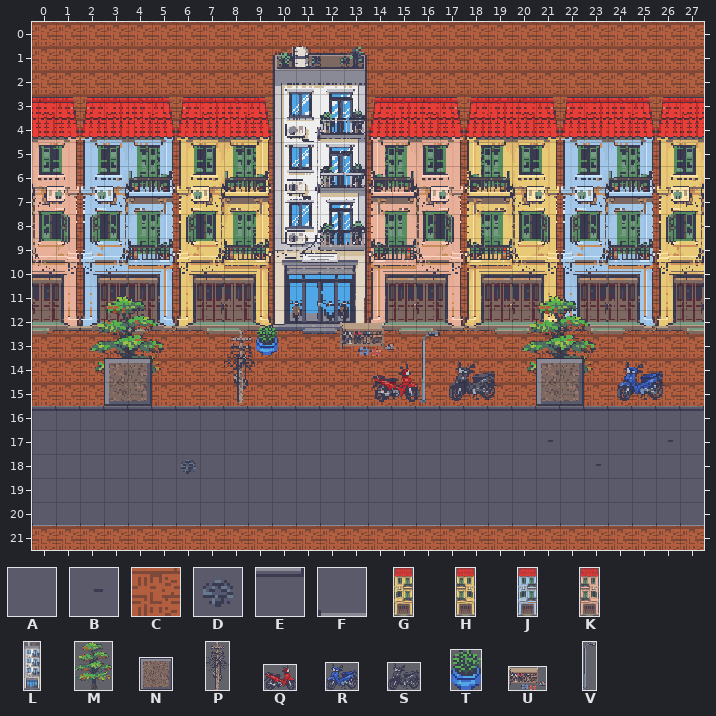
Level history. Tiled map (JSON): assets/game/maps/homestay-street.tmj. That is the earlier state.
Cells are 16x16 px. Shown: x 0..27, y 0..21.
Key: from "chung-tiles": A 0, B 1, C 6, D 7, E 9, F 10; from "props": G 0 "nha-kieu-phap", H 1 "nha-kieu-phap-b", J 2 "nha-kieu-phap-xanh", K 3 "nha-kieu-phap-hong", L 4 "nha-ong", M 5 "cay-bang", N 6 "bon-cay", P 7 "cot-dien", Q 8 "xe-may-do-do", R 9 "xe-may-do-xanh", S 10 "xe-may-do-den", T 11 "chau-cay", U 12 "ke-giay", V 13 "den-duong".
_ is an empty cell.
Objects are placed by their top-left corner, in cells (3,4 is the top-left corner of cell 3,4); size is 1x1 cell unless given.
Layers that did not change in this view are not listed.
Layer "ground" before, first column x 0:
 0 CCCCCCCCCCCCCCCCCCCCCCCCCCCC
 1 CCCCCCCCCCCCCCCCCCCCCCCCCCCC
 2 CCCCCCCCCCCCCCCCCCCCCCCCCCCC
 3 CCCCCCCCCCCCCCCCCCCCCCCCCCCC
 4 CCCCCCCCCCCCCCCCCCCCCCCCCCCC
 5 CCCCCCCCCCCCCCCCCCCCCCCCCCCC
 6 CCCCCCCCCCCCCCCCCCCCCCCCCCCC
 7 CCCCCCCCCCCCCCCCCCCCCCCCCCCC
 8 CCCCCCCCCCCCCCCCCCCCCCCCCCCC
 9 CCCCCCCCCCCCCCCCCCCCCCCCCCCC
10 CCCCCCCCCCCCCCCCCCCCCCCCCCCC
11 CCCCCCCCCCCCCCCCCCCCCCCCCCCC
12 CCCCCCCCCCCCCCCCCCCCCCCCCCCC
13 CCCCCCCCCCCCCCCCCCCCCCCCCCCC
14 CCCCCCCCCCCCCCCCCCCCCCCCCCCC
15 CCCCCCCCCCCCCCCCCCCCCCCCCCCC
16 EEEEEEEEEEEEEEEEEEEEEEEEEEEE
17 AAAAAAAAAAAAAAAAAAAAABAAAABA
18 AAAAAADAAAAAAAAAAAAAAAABAAAA
19 AAAAAAAAAAAAAAAAAAAAAAAAAAAA
20 FFFFFFFFFFFFFFFFFFFFFFFFFFFF
21 CCCCCCCCCCCCCCCCCCCCCCCCCCCC
Objects on layer "objects" before:
K "House" at -2,3.1 size 4x9.9
J "House" at 2,3.1 size 4x9.9
G "House" at 6,3.1 size 4x9.9
L "Homestay" at 10,1 size 4x12
K "House" at 14,3.1 size 4x9.9
H "House" at 18,3.1 size 4x9.9
J "House" at 22,3.1 size 4x9.9
G "House" at 26,3.1 size 4x9.9
T "Potted plant" at 9.3,12.6 size 0.9x1.2
U "Shoe rack" at 12.9,12.5 size 2.3x1.4
M "Indian almond tree" at 2.4,11.4 size 3.1x4
M "Indian almond tree" at 20.4,11.4 size 3.1x4
Q "xe-may-do-do" at 14.2,14.2 size 2x1.6
S "xe-may-do-den" at 17.4,14.1 size 2x1.7
R "xe-may-do-xanh" at 24.4,14.1 size 2x1.7
P "Electric pole" at 8,12.9 size 1.4x3
V "Street lamp" at 16.2,12.9 size 0.8x3
N "Tree pit" at 3,14 size 2x2
N "Tree pit" at 21,14 size 2x2
New version:
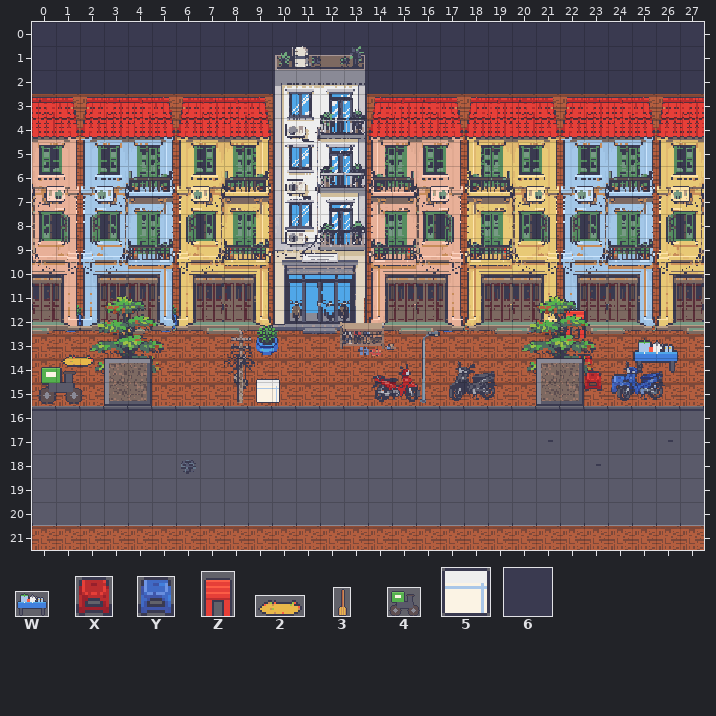
Further tiles: from "props": W 14 "hang-nuoc", X 15 "ghe-do", Y 16 "ghe-xanh", Z 17 "ghe-chong", 2 18 "dong-la", 3 19 "choi", 4 20 "xe-giao-hang", 5 21 "thung-xop"; from "room-builder": 6 12.
The edit:
Changed rows in their new state; . is an unchanged cell.
Layer "ground":
first column x 0:
 0 6666666666666666666666666666
 1 6666666666666666666666666666
 2 66666666666..666666666666666
Layer "objects":
added: T "Pot plant" at 1.2,11.7 size 0.9x1.2
added: T "Pot plant" at 5.1,11.7 size 0.9x1.2
added: T "Pot plant" at 16.9,11.7 size 0.9x1.2
added: Z "Stacked stools" at 22.1,11.8 size 1x1.4
added: 3 "Broom" at 3.4,11.6 size 1x1.8
added: 2 "Leaves" at 1.2,13.8 size 1.5x0.6
added: W "Iced-tea stall" at 25,13.1 size 2x1.5
added: X "Stool" at 22.6,13.9 size 0.8x0.8
added: X "Stool" at 23,14.6 size 0.8x0.8
added: Y "Stool" at 24.1,14.7 size 0.8x0.8
added: 5 "Foam box" at 9.3,14.9
added: 4 "Delivery scooter" at 0.2,14.2 size 2x1.8
